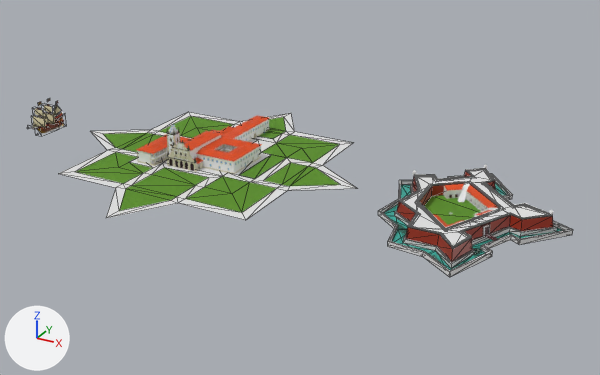
Before and after pictures for a commit that changed the glTF model gl/proj.glb.
Both versions are drawn from a 50 mm camera at (12.5, -16.27, 8.33) aimed at (2.98, 1.04, -0.32). The lights are fixed; the arrows at lower left show +X, +Y and +Z. Mesh edges are drawn as thin lines on the coarser meshes. Where no turn or scale is listed for an object, it has been applied to the vertices.
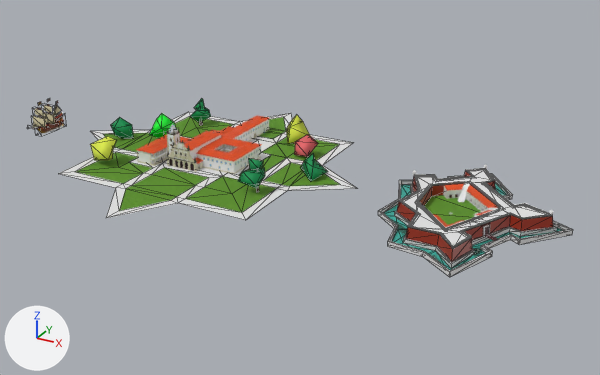
What differs and where, as boxes [x1, y1, x2, y2] in the pictures (600 x 375 px):
'Cube.083', added: after [90, 98, 328, 192]
    faces in mat_m_tree_1 (green #008f4f): [111, 98, 328, 189]
    faces in mat_m_tree_2 (yellow #dfed49): [90, 115, 311, 160]
    faces in mat_m_tree_3 (red #e76569): [294, 134, 318, 157]
    faces in mat_m_tree_4 (green #00ff30): [149, 114, 176, 138]

Patch to the scene script:
```diff
--- a/gl/proj.glb.py
+++ b/gl/proj.glb.py
@@ mat_m_tree_4 @@
+mat_m_tree_4 = principled_material('m tree 4')
+mat_m_tree_4.base_color = (0.0, 1.0, 0.0299)  # green #00ff30
@@ mat_m_tree_3 @@
+mat_m_tree_3 = principled_material('m tree 3')
+mat_m_tree_3.base_color = (0.801, 0.13, 0.141)  # red #e76569
+mat_m_tree_3.roughness = 0.7
@@ mat_m_tree_1 @@
+mat_m_tree_1 = principled_material('m tree 1')
+mat_m_tree_1.base_color = (0.0, 0.277, 0.0775)  # green #00904f
+mat_m_tree_1.roughness = 0.777
@@ mat_m_tree_2 @@
+mat_m_tree_2 = principled_material('m tree 2')
+mat_m_tree_2.base_color = (0.739, 0.848, 0.067)  # yellow #dfed49
+mat_m_tree_2.roughness = 0.859
@@ me_cube_005_1 @@
+me_cube_005_1.from_pydata(...)  # 86 vertices, 117 faces; spans x -0.0447..0.0954, y -0.0434..0.0997, z -0.0007..0.0202
+# faces by material slot: [9, 60, 24, 12, 12]
+me_cube_005_1.materials.append(mat_m_canon_wood)  # dark red #4e1c23
+me_cube_005_1.materials.append(mat_m_tree_1)  # green #00904f
+me_cube_005_1.materials.append(mat_m_tree_2)  # yellow #dfed49
+me_cube_005_1.materials.append(mat_m_tree_3)  # red #e76569
+me_cube_005_1.materials.append(mat_m_tree_4)  # green #00ff30
@@ ob_cube_083 @@
+ob_cube_083 = bpy.data.objects.new('Cube.083', me_cube_005_1)
+ob_cube_083.parent = ob_plane_095
+ob_cube_083.location = (-0.00672, 0.0386, 0.000204)
+ob_cube_083.rotation_euler = (0.0, -3.142, -0.526)  # degrees (0, -180, -30)
+ob_cube_083.scale = (-1.0, -1.0, -1.0)
```
